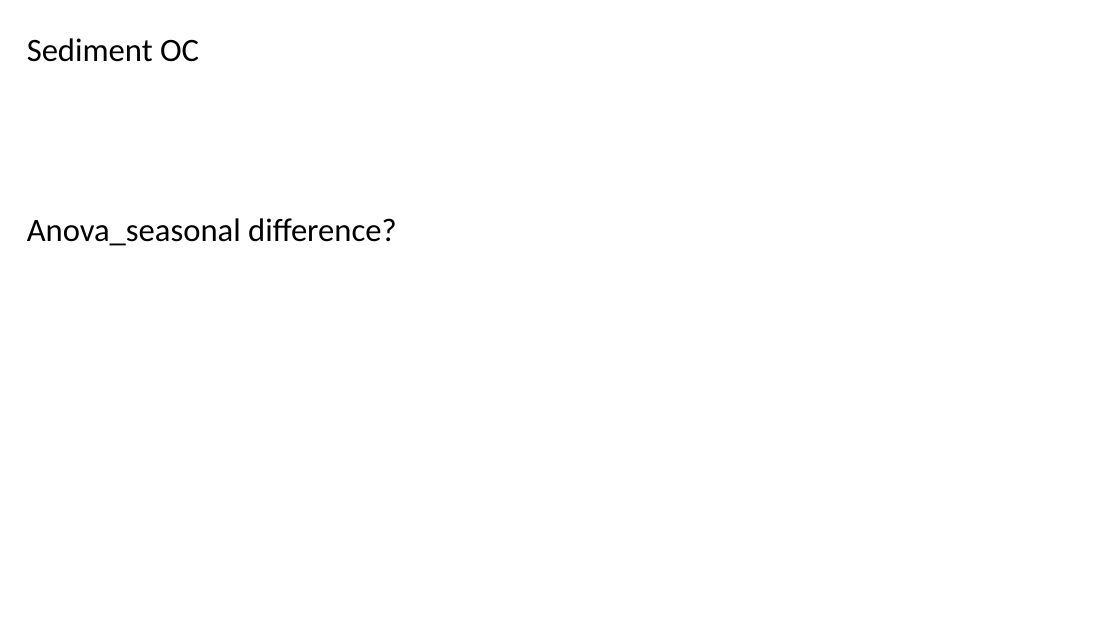
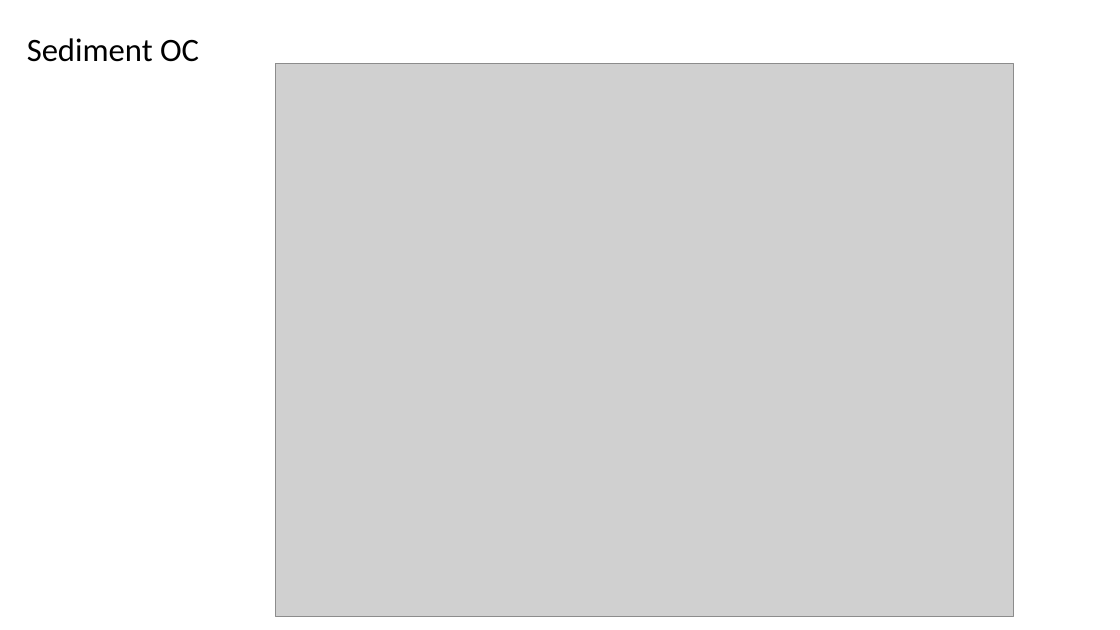
Before and after one commit to chueh1115/GPSC_data, a slide deck: slide 10 of context/thesis_fig.pptx (slide 11 before the commit). Drawn at 1120x630 pixels with LibreOffice and Linux fonts; fonts in the diff are those of the drawing; grey boxes stand for pictures. Boxes give left, top, right and bottom in pixels: in the first picture for what was removed or moved away, otherwise in the second. Text is boxed around its words. In the diff, an @@ line names an element or a change of style, - is before the commit and + after.

```diff
--- a/context/thesis_fig.pptx
+++ b/context/thesis_fig.pptx
@@ picture added at (x1=276, y1=63, x2=1013, y2=617) @@
@@ text removed at (x1=27, y1=218, x2=397, y2=246) @@
-Anova_seasonal difference?
```
Also in this commit, not shown: 4 other slides changed, 8 slides added, 3 slides removed, 21 other files.
